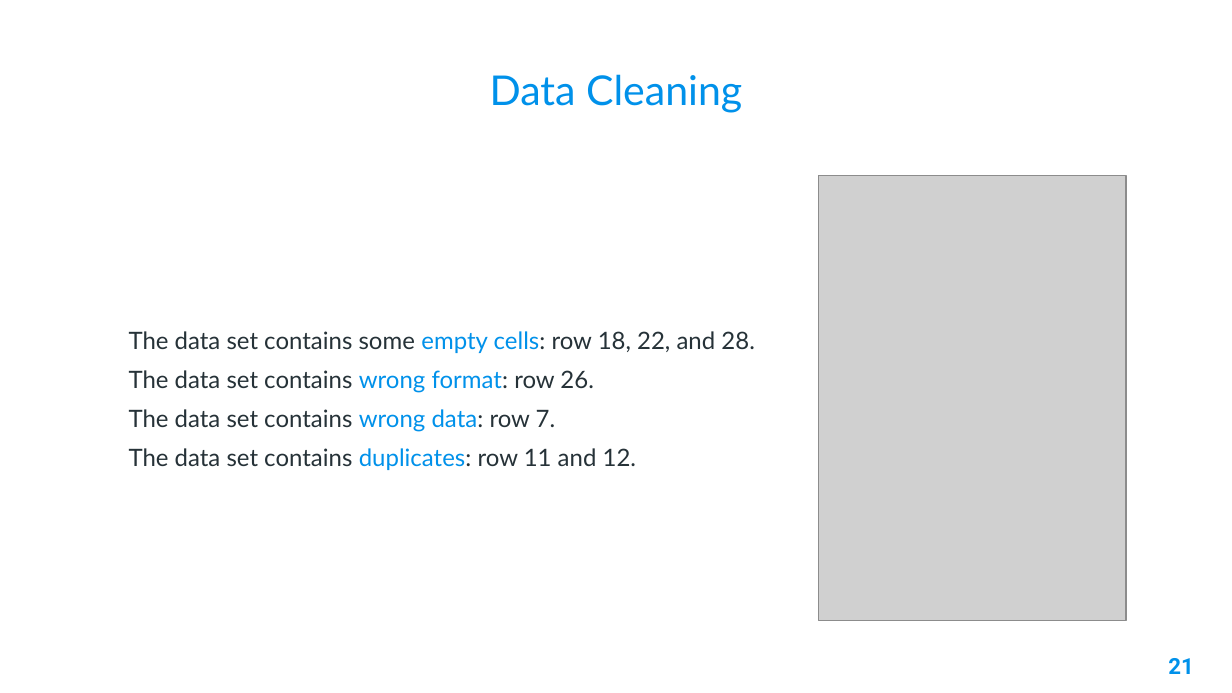
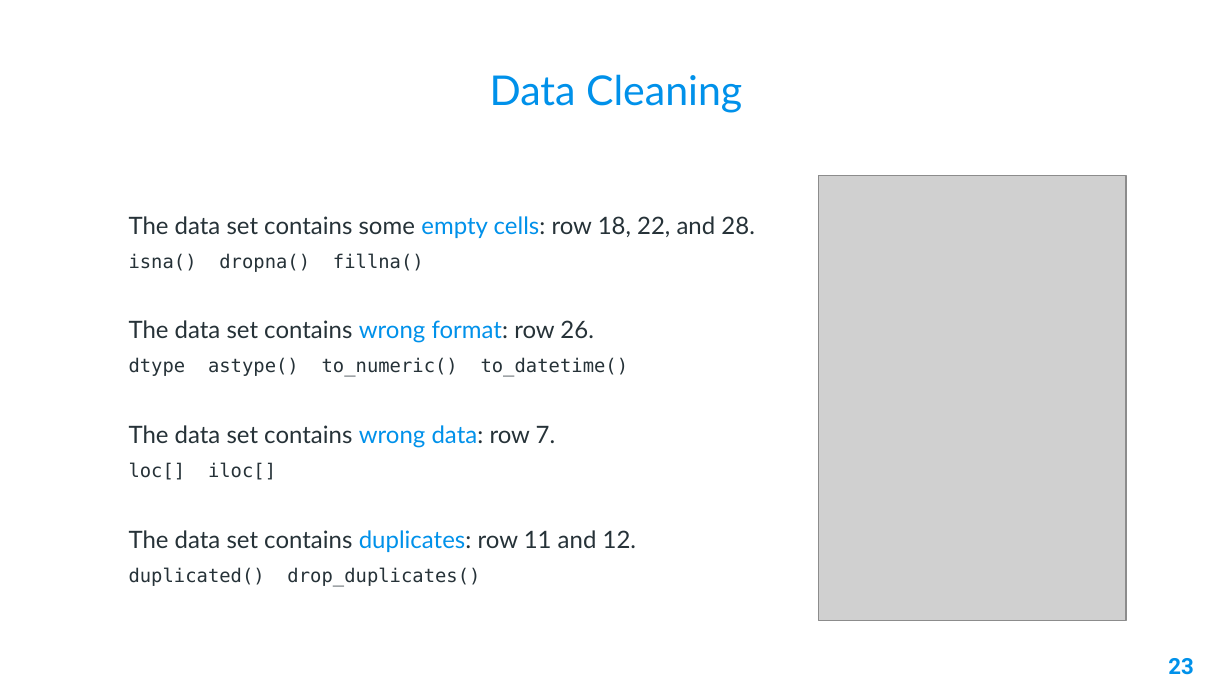
Before and after one commit to AleeRezaa/learn-python, a slide deck: slide 23 of Powerpoint/2 Data Science.pptx (slide 21 before the commit). Drawn at 1232x693 pixels with LibreOffice and Linux fonts; fonts in the diff are those of the drawing; grey boxes stand for pictures; background and template pictures are left out. Boxes give left, top, right and bottom in pixels: in the first picture for what was removed or moved away, otherwise in the second. Text is boxed around its words. In the diff, an @@ line names an element or a change of style, - is before the commit and + after.

```diff
--- a/Powerpoint/2 Data Science.pptx
+++ b/Powerpoint/2 Data Science.pptx
@@ text at box(129, 253, 424, 272): paragraph added @@
+isna() dropna() fillna()
@@ text at box(129, 357, 629, 377): paragraph added @@
+dtype astype() to_numeric() to_datetime()
@@ text at box(129, 462, 276, 480): paragraph added @@
+loc[] iloc[]
@@ text at box(129, 567, 480, 587): paragraph added @@
+duplicated() drop_duplicates()
@@ page number at box(1168, 658, 1193, 675): text changed @@
-21
+23
```
Also in this commit, not shown: 2 other slides changed, 2 slides added, 1 other file.
